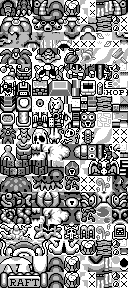
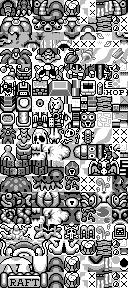
Two versions of the same layered image (128px x 288px). Layer-by-layer changes:
hid "lake edge colour" over (32, 144, 80, 160)
showed "Background" over (32, 144, 80, 160)
